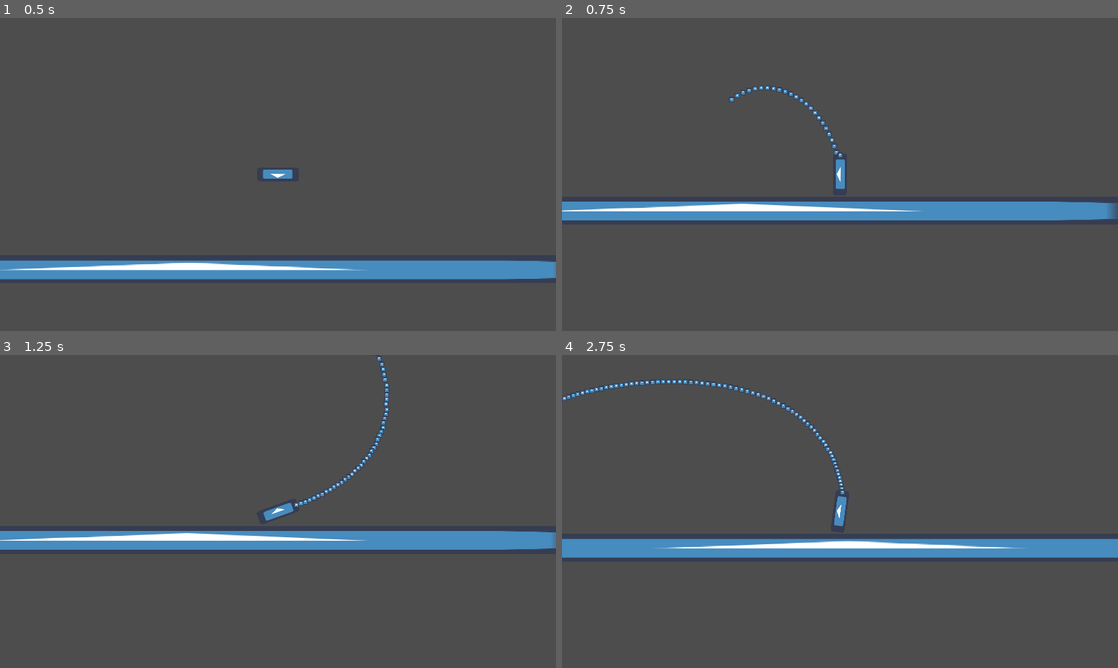
Above: before the commit, frames 1-4 (two rows, left to right).
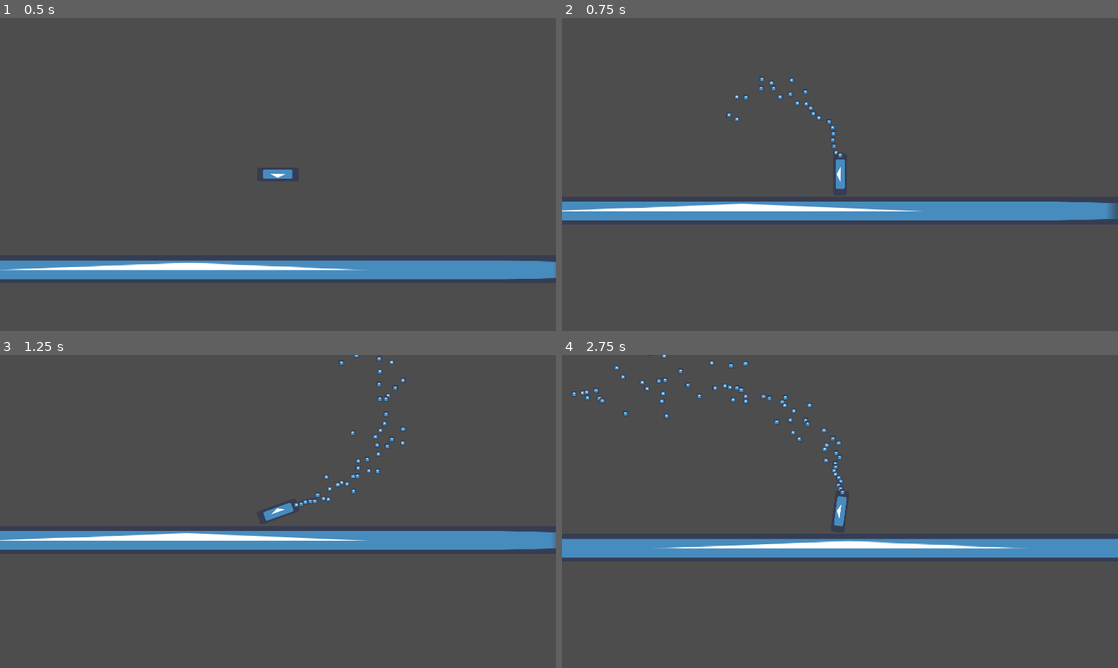
Above: after the commit, the same moments.

Repository: SmallConfusion/The-Gatler
Game: Godot game, scene res://scenes/levels/level_1.tscn
The game is run twice, just before and just after one commit, with the same random seed, the same clock (stepped at 60 frames per second) and the same inputs. The engine's default icon, where the game draws it, is replaced by a stand-in: a white triangle on a blue panel in a dark square.
Inputs (mouse positions are in pixels of both pictures, inside the frame that each line leads up to):
- Up to frame 1 (0.5 s): no input
- Up to frame 2 (0.75 s): move the mouse to (962, 158) at 0.52 s; press the mouse at (962, 158) at 0.53 s
- Up to frame 3 (1.25 s): no input
- Up to frame 4 (2.75 s): move the mouse to (728, 527) at 1.27 s; release the mouse at (728, 527) at 1.28 s; click (728, 527) at 1.35 s; move the mouse to (895, 442) at 2.02 s; press the mouse at (895, 442) at 2.03 s

Frame 1 is identical in both runs. In frame 2, 0.2% of the frame differs, in the area x 29-50%, y 18-44%; in frame 3, 0.4%; in frame 4, 0.7%, in the area x 0-51%, y 0-44%.

Commit message:
Added bullet spread

Diff:
--- a/src/scenes/objects/player.tscn
+++ b/src/scenes/objects/player.tscn
@@ -37,6 +37,8 @@
 position = Vector2(45, -1.96701e-06)
 script = ExtResource("3_exkqj")
 bullet_scene = ExtResource("7_ivlbb")
+spread = 0.4
+spread_concentration = 2.1
 
 [node name="Hitbox" type="Area2D" parent="."]
 script = ExtResource("5_mnns8")
--- a/src/scripts/components/gun.gd
+++ b/src/scripts/components/gun.gd
@@ -2,9 +2,20 @@
 class_name Gun
 
 @export var bullet_scene : PackedScene
+@export var spread := 0.1
+@export var spread_concentration := 1.
+
+@onready var spread_pow := spread ** spread_concentration
 
 func fire():
 	var bullet = bullet_scene.instantiate()
 	bullet.global_position = global_position
-	bullet.set_forward(Vector2.from_angle(global_rotation))
+
+	var bullet_forward_rotation : float = global_rotation
+
+	var spread_value = randf_range(-spread, spread)
+
+	bullet_forward_rotation += remap(abs(spread_value) ** spread_concentration * sign(spread_value), -spread_pow, spread_pow, -spread, spread)
+
+	bullet.set_forward(Vector2.from_angle(bullet_forward_rotation))
 	get_tree().get_root().add_child(bullet)
